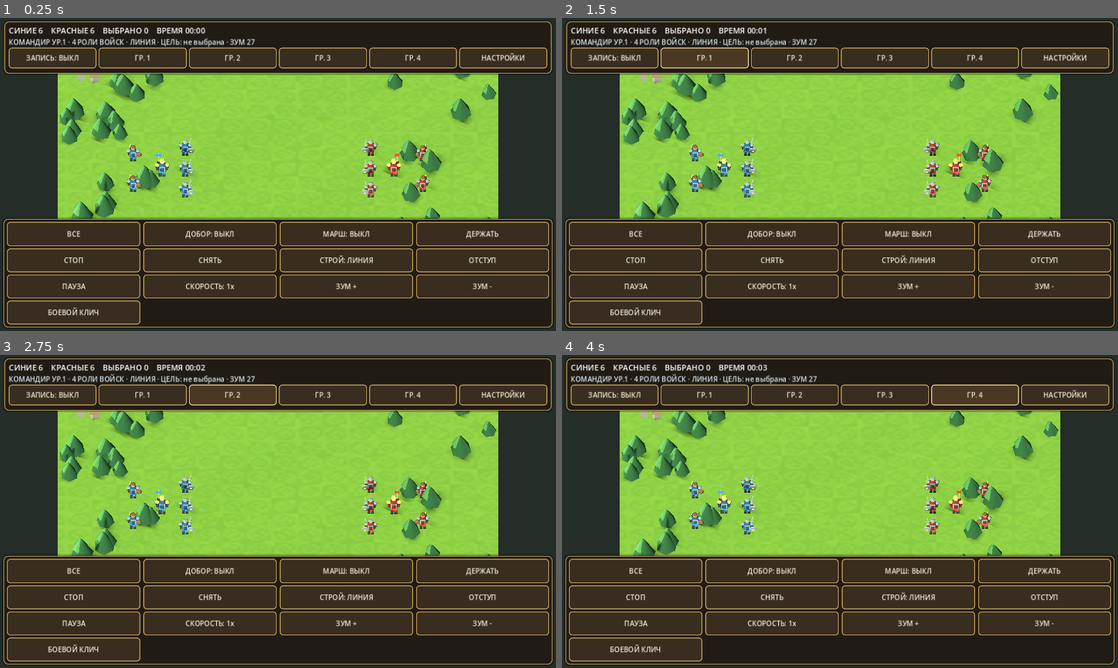
Above: before the commit, frames 1-4 (two rows, left to right).
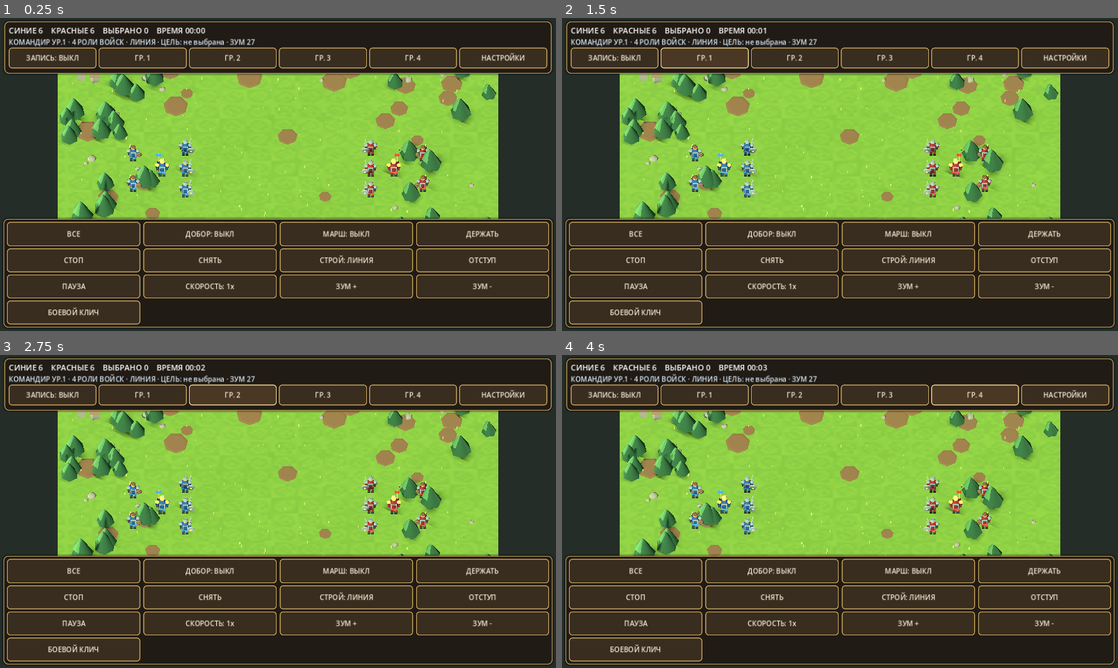
Above: after the commit, the same moments.

Repository: ilonadanelan1-code/-Project-Ember
Game: Godot game, scene res://scenes/combat_test.tscn
The game is run twice, just before and just after one commit, with the same random seed, the same clock (stepped at 60 frames per second) and the same inputs. This scene is started directly instead of the project's main scene.
Inputs:
- Up to frame 1 (0.25 s): no input
- Up to frame 2 (1.5 s): click "ЗАПИСЬ: ВЫКЛ" at 0.5 s; click "ГР. 1" at 1.25 s
- Up to frame 3 (2.75 s): click "ГР. 2" at 2 s
- Up to frame 4 (4 s): click "ГР. 3" at 2.75 s; click "ГР. 4" at 3.5 s

The runs differ from the first frame. In frame 1, 2.0% of the frame differs, in the area x 13-87%, y 17-65%; in frame 2, 2.0%; in frame 3, 2.0%; in frame 4, 2.0%.
Error before the commit: Invalid access to property or key 'id' on a base object of type 'Dictionary'. (res://scripts/battlefield_visuals.gd:128)

Commit message:
Add stable biome identifiers to terrain profiles

Diff:
--- a/project_ember/scripts/battlefield_biomes.gd
+++ b/project_ember/scripts/battlefield_biomes.gd
@@ -8,6 +8,7 @@
 
 const _PROFILES := {
 	GRASSLAND: {
+		"id": GRASSLAND,
 		"name": "Равнина",
 		"ground": Color("#607b43"),
 		"highlight": Color("#93a75b"),
@@ -27,6 +28,7 @@
 		"reed_density": 0.0,
 	},
 	WOODLAND: {
+		"id": WOODLAND,
 		"name": "Лесная чаща",
 		"ground": Color("#465f3f"),
 		"highlight": Color("#7d9360"),
@@ -46,6 +48,7 @@
 		"reed_density": 0.0,
 	},
 	HIGHLANDS: {
+		"id": HIGHLANDS,
 		"name": "Каменистые высоты",
 		"ground": Color("#746951"),
 		"highlight": Color("#a18e68"),
@@ -65,6 +68,7 @@
 		"reed_density": 0.0,
 	},
 	MARSH: {
+		"id": MARSH,
 		"name": "Топи",
 		"ground": Color("#52624b"),
 		"highlight": Color("#86916a"),
